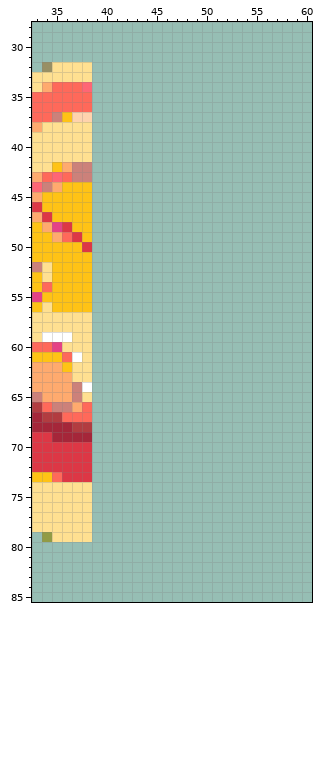
Pixel-art file -- graphics/texture.ase. Above is the file before it was changed.
256x256 pixels, 1 frame. Shown: x 33..60, y 28..85.
After:
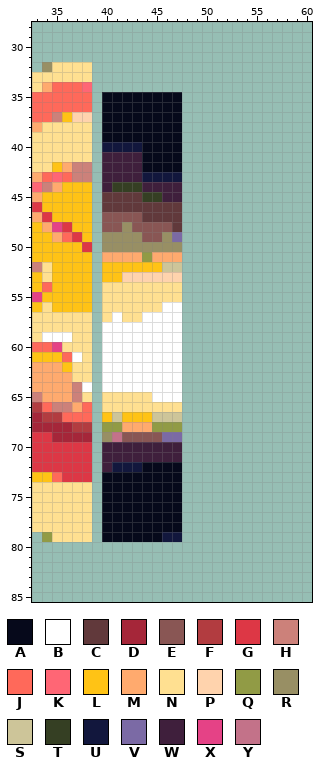
Palette (. is transparent): A #06091b  B #ffffff  C #61393b  D #a52639  E #895654  F #b23c40  G #dd3745  H #cc817a  J #ff695a  K #ff6675  L #ffc315  M #ffaa6e  N #ffe091  P #ffd3ad  Q #919b45  R #988f64  S #cdc599  T #353f23  U #12173d  V #7b6aa5  W #3f1f3c  X #e54286  Y #c37289
The exact change:
{"where": "layer \"bg\""}
{"y":35,"x":40,"old":"........","new":"AAAAAAAA"}
{"y":36,"x":40,"old":"........","new":"AAAAAAAA"}
{"y":37,"x":40,"old":"........","new":"AAAAAAAA"}
{"y":38,"x":40,"old":"........","new":"AAAAAAAA"}
{"y":39,"x":40,"old":"........","new":"AAAAAAAA"}
{"y":40,"x":40,"old":"........","new":"UUUUAAAA"}
{"y":41,"x":40,"old":"........","new":"WWWWAAAA"}
{"y":42,"x":40,"old":"........","new":"WWWWAAAA"}
{"y":43,"x":40,"old":"........","new":"WWWWUUUU"}
{"y":44,"x":40,"old":"........","new":"WTTTWWWW"}
{"y":45,"x":40,"old":"........","new":"CCCCTTWW"}
{"y":46,"x":40,"old":"........","new":"CCCCCCCC"}
{"y":47,"x":40,"old":"........","new":"EEEECCCC"}
{"y":48,"x":40,"old":"........","new":"EEREEEEC"}
{"y":49,"x":40,"old":"........","new":"RRRREERV"}
{"y":50,"x":40,"old":"........","new":"RRRRRRRR"}
{"y":51,"x":40,"old":"........","new":"MMMMQMMM"}
{"y":52,"x":40,"old":"........","new":"LLLLLLSS"}
{"y":53,"x":40,"old":"........","new":"LLPPPPPP"}
{"y":54,"x":40,"old":"........","new":"NNNNNNNN"}
{"y":55,"x":40,"old":"........","new":"NNNNNNNN"}
{"y":56,"x":40,"old":"........","new":"NNNNNNBB"}
{"y":57,"x":40,"old":"........","new":"NBNNBBBB"}
{"y":58,"x":40,"old":"........","new":"BBBBBBBB"}
{"y":59,"x":40,"old":"........","new":"BBBBBBBB"}
{"y":60,"x":40,"old":"........","new":"BBBBBBBB"}
{"y":61,"x":40,"old":"........","new":"BBBBBBBB"}
{"y":62,"x":40,"old":"........","new":"BBBBBBBB"}
{"y":63,"x":40,"old":"........","new":"BBBBBBBB"}
{"y":64,"x":40,"old":"........","new":"BBBBBBBB"}
{"y":65,"x":40,"old":"........","new":"NNNNNBBB"}
{"y":66,"x":40,"old":"........","new":"NNNNNNNN"}
{"y":67,"x":40,"old":"........","new":"LSLLLSSS"}
{"y":68,"x":40,"old":"........","new":"QQMMMQQQ"}
{"y":69,"x":40,"old":"........","new":"RYEEEEVV"}
{"y":70,"x":40,"old":"........","new":"WWWWWWWW"}
{"y":71,"x":40,"old":"........","new":"WWWWWWWW"}
{"y":72,"x":40,"old":"........","new":"WUUUAAAA"}
{"y":73,"x":40,"old":"........","new":"AAAAAAAA"}
{"y":74,"x":40,"old":"........","new":"AAAAAAAA"}
{"y":75,"x":40,"old":"........","new":"AAAAAAAA"}
{"y":76,"x":40,"old":"........","new":"AAAAAAAA"}
{"y":77,"x":40,"old":"........","new":"AAAAAAAA"}
{"y":78,"x":40,"old":"........","new":"AAAAAAAA"}
{"y":79,"x":40,"old":"........","new":"AAAAAAUU"}
{"label":"added","picture_box":[102,92,182,542]}
